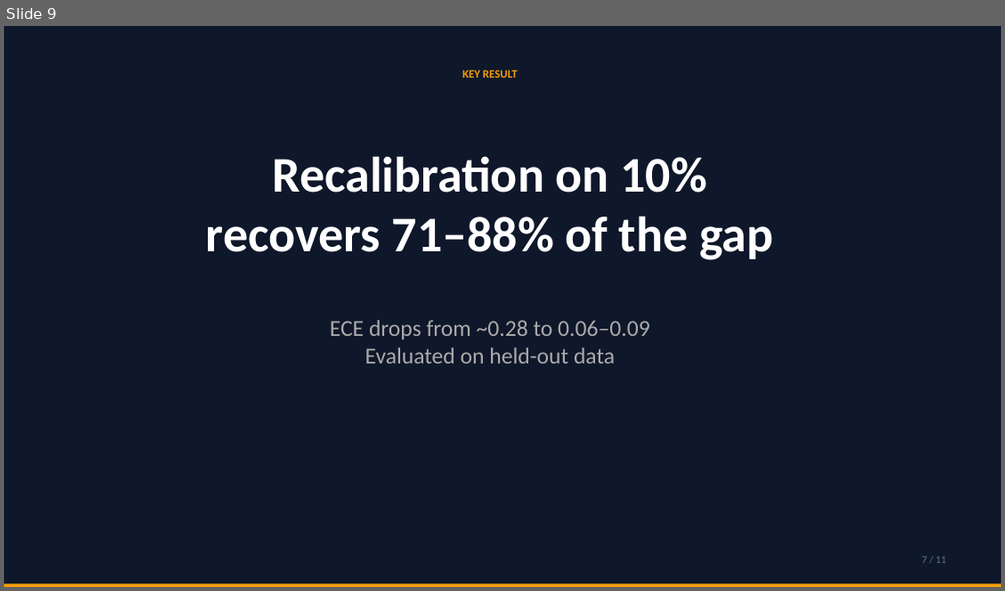
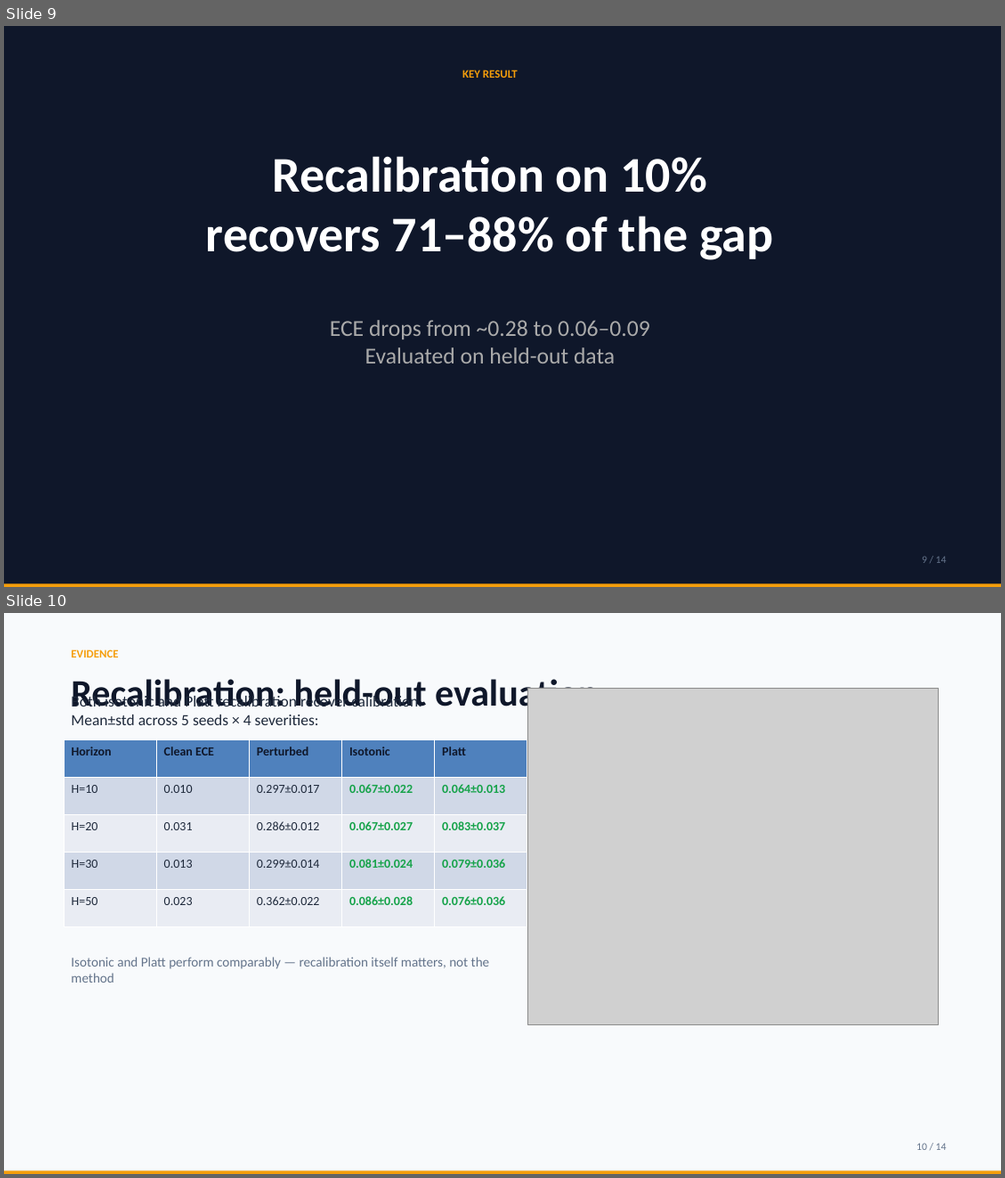
Before and after one commit to touhidsiddiqueeraj-bit/Robustness-of-Multihorizon-Battery-Failure-Intelligence, a slide deck: opendesign/mockups/conference-b-deck/robustness_presentation.pptx. Shown one above the other, each under a label of ours: slide 9 before the commit, slides 9 and 10 after it. The pictures are 1005x591 and 1005x1178 pixels, drawn with LibreOffice and Linux fonts; fonts in the diff are those of the drawing; grey boxes stand for pictures. Boxes give left, top, right and bottom in pixels: in the first picture for what was removed or moved away, otherwise in the second. Text is boxed around its words. In the diff, an @@ line names an element or a change of style, - is before the commit and + after.

Commit message:
Add Platt scaling, sample-size sweep, error bars, practical takeaway
- Platt (sigmoid) recalibration added to run_robustness.py alongside isotonic
- All tables updated with mean±std error bars and Platt column
- Sample-size sweep (5%,10%,20%,50%) with new F_Sample_Sweep figure
- Paper updated: practical takeaway paragraph, sweep figure, Platt discussion
- PPTX rebuilt with 14 slides including new sweep slide
- README updated with new scripts and findings

```diff
--- a/opendesign/mockups/conference-b-deck/robustness_presentation.pptx
+++ b/opendesign/mockups/conference-b-deck/robustness_presentation.pptx
@@ slide 10 added at (x1=4, y1=613, x2=1001, y2=1174), background #F8FAFC @@
@@ text added at (x1=71, y1=649, x2=118, y2=657), 11 pt, text #F59E0B, bold @@
+EVIDENCE
@@ text added at (x1=71, y1=679, x2=599, y2=715), 36 pt, text #0F172A, bold @@
+Recalibration: held-out evaluation
@@ picture added at (x1=527, y1=688, x2=938, y2=1024) @@
@@ text added at (x1=71, y1=694, x2=421, y2=725), 15 pt, text #1E293B @@
+Both isotonic and Platt recalibration recover calibration. Mean±std across 5 seeds × 4 severities:
@@ table added at (x1=64, y1=740, x2=527, y2=927), 5 rows, 5 columns @@
+Horizon | Clean ECE | Perturbed | Isotonic | Platt
+H=10 | 0.010 | 0.297±0.017 | 0.067±0.022 | 0.064±0.013
+H=20 | 0.031 | 0.286±0.012 | 0.067±0.027 | 0.083±0.037
+H=30 | 0.013 | 0.299±0.014 | 0.081±0.024 | 0.079±0.036
+H=50 | 0.023 | 0.362±0.022 | 0.086±0.028 | 0.076±0.036
@@ text added at (x1=71, y1=957, x2=490, y2=969), 13 pt, text #64748B @@
+Isotonic and Platt perform comparably — recalibration itself matters, not the method
@@ text added at (x1=916, y1=1143, x2=947, y2=1150), 10 pt, text #64748B @@
+10 / 14
@@ rectangle added at (x1=4, y1=1171, x2=1001, y2=1174), fill #F59E0B @@
@@ slide 9 changed as well @@
@@ text at (x1=922, y1=556, x2=947, y2=563): text changed @@
-7 / 11
+9 / 14
```
Also in this commit, not shown: 11 other slides changed, 1 other slide added, 1 slide removed, 28 other files.
